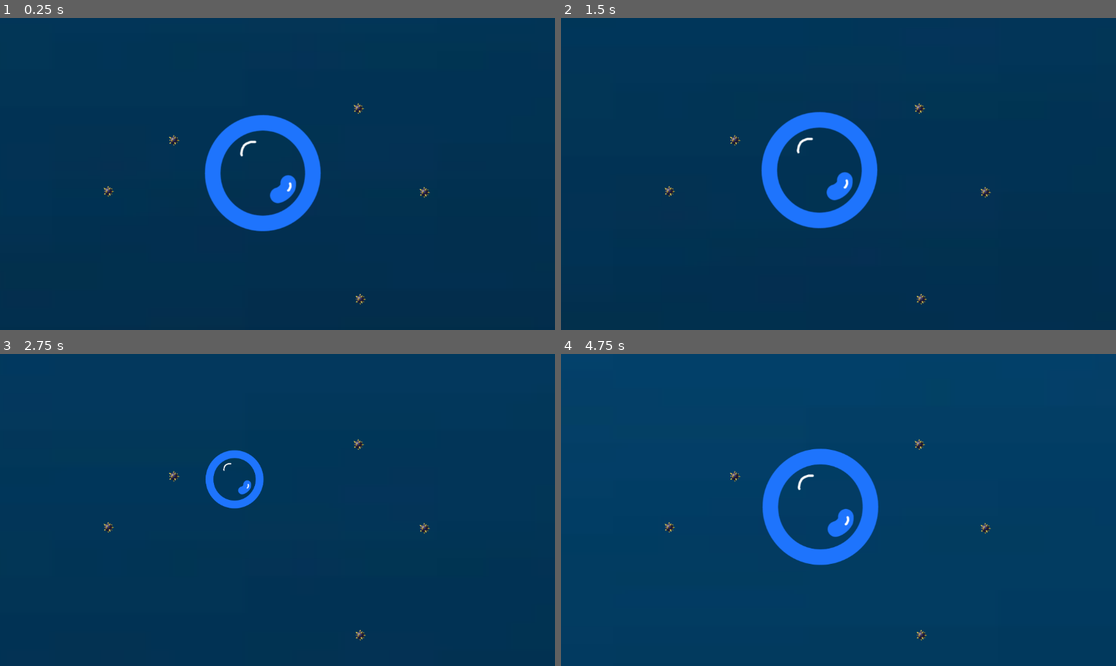
Above: before the commit, frames 1-4 (two rows, left to right).
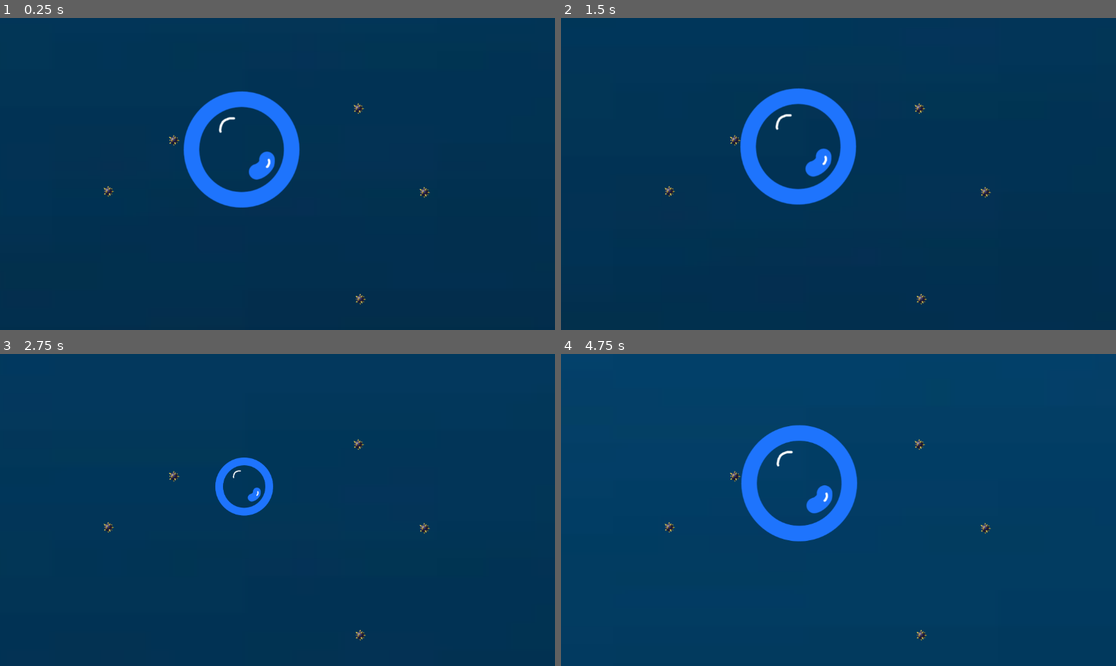
Above: after the commit, the same moments.

Repository: AlinaWithAFace/ggj-2025
Game: Godot game, scene res://root.tscn
Two runs of this game, one before a commit and one after it. Both use one fixed random seed, a clock stepped at 60 frames per second and the inputs below.
Inputs:
- Up to frame 1 (0.25 s): no input
- Up to frame 2 (1.5 s): tap Down (deflate_bubble) at 0.6 s; tap Enter at 1.25 s; tap Up (inflate_bubble) at 1.35 s
- Up to frame 3 (2.75 s): tap Down (deflate_bubble) at 2.1 s
- Up to frame 4 (4.75 s): tap Up (inflate_bubble) at 2.85, 4.35 s; tap Down (deflate_bubble) at 3.6 s

The runs differ from the first frame. In frame 1, 5.4% of the frame differs, in the area x 33-58%, y 23-69%; in frame 2, 5.4%, in the area x 32-58%, y 22-68%; in frame 3, 1.2%; in frame 4, 5.4%.

Commit message:
centered bubble

Diff:
--- a/bubble/bubble-node-2d.tscn
+++ b/bubble/bubble-node-2d.tscn
@@ -9,7 +9,7 @@
 tracks/0/type = "value"
 tracks/0/imported = false
 tracks/0/enabled = true
-tracks/0/path = NodePath("Sprite2D:position")
+tracks/0/path = NodePath("BubbleBody:position")
 tracks/0/interp = 1
 tracks/0/loop_wrap = true
 tracks/0/keys = {
@@ -26,7 +26,7 @@
 tracks/0/type = "value"
 tracks/0/imported = false
 tracks/0/enabled = true
-tracks/0/path = NodePath("Sprite2D:position")
+tracks/0/path = NodePath("BubbleBody:position")
 tracks/0/interp = 1
 tracks/0/loop_wrap = true
 tracks/0/keys = {
@@ -43,14 +43,12 @@
 }
 
 [node name="Bubble" type="Node2D" node_paths=PackedStringArray("bubble_body")]
-position = Vector2(0, 1)
 script = ExtResource("1_xkymh")
 audio = ExtResource("2_6eups")
 bubble_body = NodePath(".")
 
-[node name="Sprite2D" type="Sprite2D" parent="."]
+[node name="BubbleBody" type="Sprite2D" parent="."]
 texture = ExtResource("1_6rwhg")
-centered = false
 
 [node name="AnimationPlayer" type="AnimationPlayer" parent="."]
 libraries = {
--- a/root.tscn
+++ b/root.tscn
@@ -20,9 +20,6 @@
 region_rect = Rect2(4.718, 500, 66.031, 101.462)
 script = ExtResource("3_rdumw")
 
-[node name="Node2D" parent="." instance=ExtResource("4_q86o0")]
-position = Vector2(-718, -459)
-
 [node name="Camera2D" type="Camera2D" parent="."]
 position = Vector2(-560, -328)
 
@@ -40,3 +37,6 @@
 
 [node name="Obstacle5" parent="." instance=ExtResource("6_sfqoe")]
 position = Vector2(-388, -68)
+
+[node name="Bubble" parent="." instance=ExtResource("4_q86o0")]
+position = Vector2(-634, -380)
